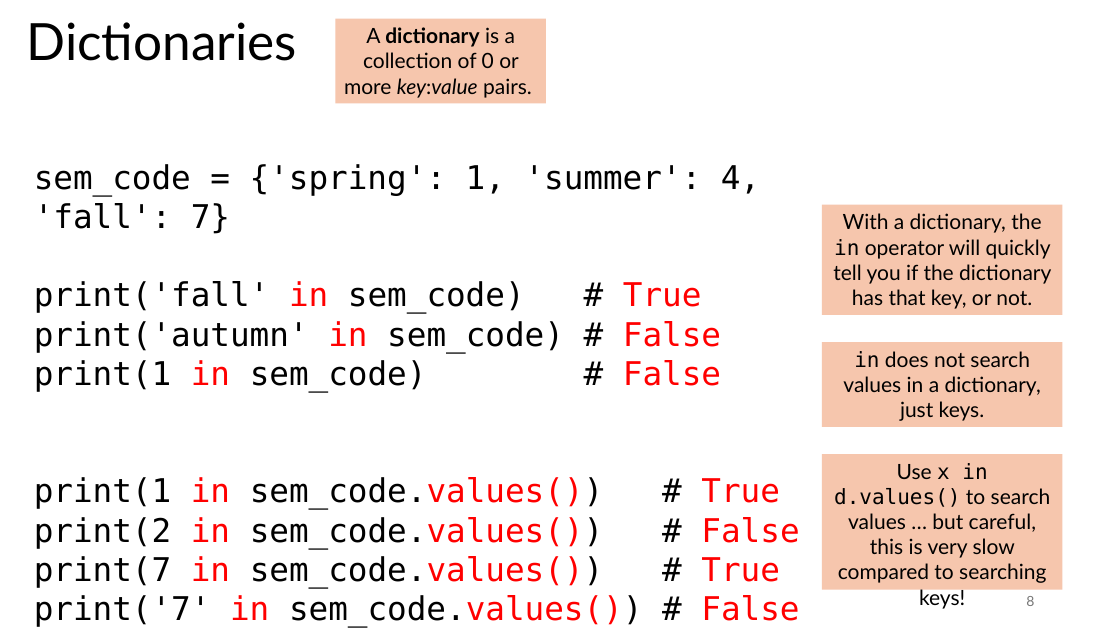
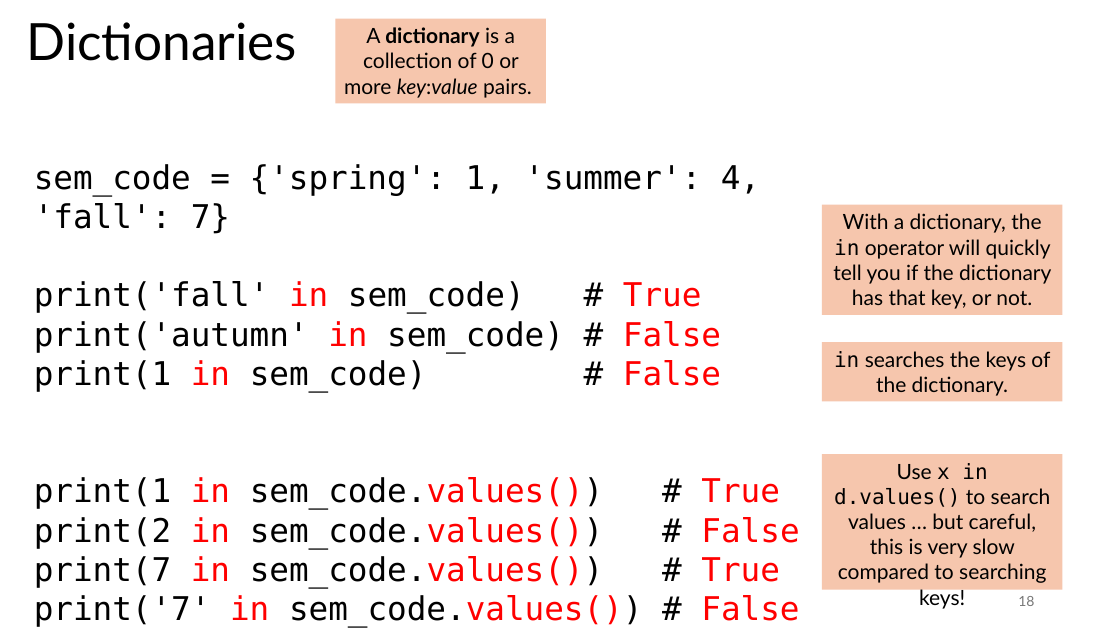
Before and after one commit to tjd1234/cmpt120fall2024, a slide deck: slide 18 of lecture_notes/chapter10/chapter10.pptx (slide 8 before the commit). Drawn at 1120x630 pixels with LibreOffice and Linux fonts; fonts in the diff are those of the drawing. Boxes give left, top, right and bottom in pixels: in the first picture for what was removed or moved away, otherwise in the second. Text is boxed around its words. In the diff, an @@ line names an element or a change of style, - is before the commit and + after.

```diff
--- a/lecture_notes/chapter10/chapter10.pptx
+++ b/lecture_notes/chapter10/chapter10.pptx
@@ rectangle "in searches the keys of ..." resized from (x1=822, y1=342, x2=1062, y2=427) to (x1=822, y1=342, x2=1062, y2=402) @@
@@ text in rectangle at (x1=834, y1=351, x2=1050, y2=396): text changed @@
-in does not search values in a dictionary, just keys.
+in searches the keys of the dictionary.
@@ page number at (x1=1018, y1=596, x2=1034, y2=606): text changed @@
-8
+18
```
Also in this commit, not shown: 7 other slides changed, 10 slides added, 3 other files.
